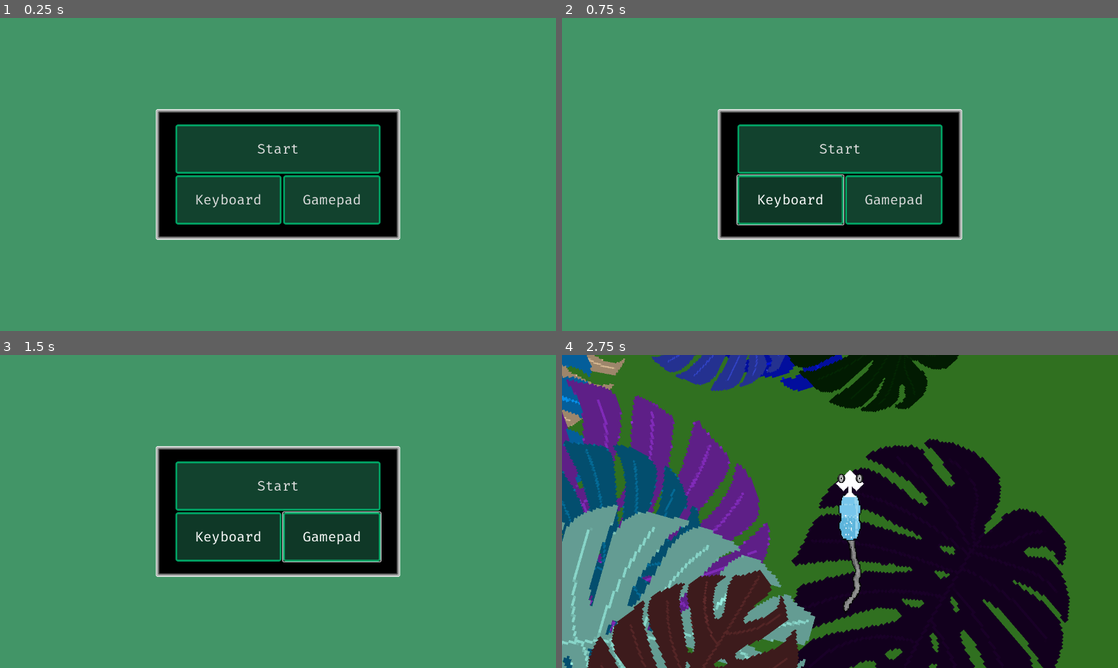
Above: before the commit, frames 1-4 (two rows, left to right).
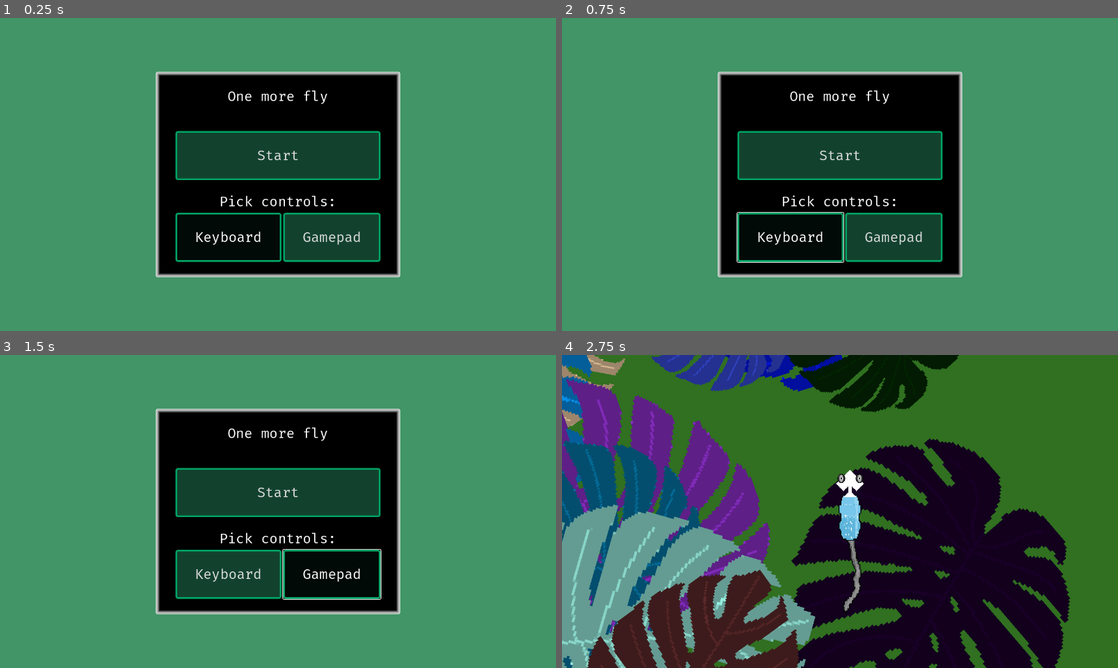
Above: after the commit, the same moments.

Repository: bjornarprytz/mask
Game: Godot game, scene res://entry.tscn
Two runs of this game, one before a commit and one after it. Both use one fixed random seed, a clock stepped at 60 frames per second and the inputs below.
Inputs:
- Up to frame 1 (0.25 s): no input
- Up to frame 2 (0.75 s): click "Keyboard" at 0.5 s
- Up to frame 3 (1.5 s): click "Gamepad" at 1.25 s
- Up to frame 4 (2.75 s): click "Start" at 2 s

The runs differ from the first frame. In frame 1, 19% of the frame differs, in the area x 28-72%, y 17-83%; in frame 2, 19%; in frame 3, 19%; in frame 4, nothing differs.

Commit message:
entry menu

Diff:
--- a/src/entry.gd
+++ b/src/entry.gd
@@ -1,12 +1,26 @@
 extends Node2D
+
+@onready var keyboard_button: Button = %KeyboardButton
+@onready var gamepad_button: Button = %GamepadButton
+@onready var start_button: Button = %StartButton
+
+func _ready() -> void:
+	if Events.control_scheme == EventBus.ControlScheme.KEYBOARD:
+		keyboard_button.button_pressed = true
 
 func _on_keyboard_button_toggled(toggled_on: bool) -> void:
 	if (toggled_on):
 		Events.control_scheme = EventBus.ControlScheme.KEYBOARD
+		print("Change to keyboard")
+	else:
+		print("1off")
 
 func _on_gamepad_button_toggled(toggled_on: bool) -> void:
 	if (toggled_on):
 		Events.control_scheme = EventBus.ControlScheme.GAMEPAD
+		print("Change to game pad")
+	else:
+		print("2off")
 
 
 func _on_start_button_pressed() -> void:
--- a/src/entry.tscn
+++ b/src/entry.tscn
@@ -1,10 +1,8 @@
-[gd_scene load_steps=4 format=3 uid="uid://c6xvv2r524gst"]
+[gd_scene load_steps=3 format=3 uid="uid://c6xvv2r524gst"]
 
 [ext_resource type="Script" uid="uid://dc20sermvc87q" path="res://entry.gd" id="1_rixl5"]
 
 [sub_resource type="ButtonGroup" id="ButtonGroup_rixl5"]
-
-[sub_resource type="ButtonGroup" id="ButtonGroup_jnwwp"]
 
 [node name="Entry" type="Node2D"]
 script = ExtResource("1_rixl5")
@@ -23,23 +21,48 @@
 [node name="VBoxContainer" type="VBoxContainer" parent="CanvasLayer/PanelContainer"]
 layout_mode = 2
 
+[node name="RichTextLabel" type="RichTextLabel" parent="CanvasLayer/PanelContainer/VBoxContainer"]
+layout_mode = 2
+text = "One more fly"
+fit_content = true
+horizontal_alignment = 1
+vertical_alignment = 1
+
+[node name="Spacer" type="Control" parent="CanvasLayer/PanelContainer/VBoxContainer"]
+custom_minimum_size = Vector2(0, 50)
+layout_mode = 2
+
 [node name="StartButton" type="Button" parent="CanvasLayer/PanelContainer/VBoxContainer"]
+unique_name_in_owner = true
 layout_mode = 2
 text = "Start"
+
+[node name="Control" type="Control" parent="CanvasLayer/PanelContainer/VBoxContainer"]
+custom_minimum_size = Vector2(0, 20)
+layout_mode = 2
+
+[node name="Explanation" type="RichTextLabel" parent="CanvasLayer/PanelContainer/VBoxContainer"]
+layout_mode = 2
+text = "Pick controls:"
+fit_content = true
+horizontal_alignment = 1
+vertical_alignment = 1
 
 [node name="HBoxContainer" type="HBoxContainer" parent="CanvasLayer/PanelContainer/VBoxContainer"]
 layout_mode = 2
 
 [node name="KeyboardButton" type="Button" parent="CanvasLayer/PanelContainer/VBoxContainer/HBoxContainer"]
+unique_name_in_owner = true
 layout_mode = 2
 toggle_mode = true
 button_group = SubResource("ButtonGroup_rixl5")
 text = "Keyboard"
 
 [node name="GamepadButton" type="Button" parent="CanvasLayer/PanelContainer/VBoxContainer/HBoxContainer"]
+unique_name_in_owner = true
 layout_mode = 2
 toggle_mode = true
-button_group = SubResource("ButtonGroup_jnwwp")
+button_group = SubResource("ButtonGroup_rixl5")
 text = "Gamepad
 "
 
--- a/src/generated/global_theme.tres
+++ b/src/generated/global_theme.tres
@@ -35,12 +35,12 @@
 corner_radius_bottom_right = 5
 corner_radius_bottom_left = 5
 
-[sub_resource type="StyleBoxFlat" id="StyleBoxFlat_q6bo0"]
+[sub_resource type="StyleBoxFlat" id="StyleBoxFlat_bq3ui"]
 content_margin_left = 45.0
 content_margin_top = 35.0
 content_margin_right = 45.0
 content_margin_bottom = 35.0
-bg_color = Color(0.060000006, 0.22000001, 0.15333334, 1)
+bg_color = Color(0.010588234, 0.038823526, 0.02705882, 1)
 border_width_left = 4
 border_width_top = 4
 border_width_right = 4
@@ -67,7 +67,7 @@
 [resource]
 default_font = ExtResource("2_ekht3")
 default_font_size = 32
-Button/styles/hover = SubResource("StyleBoxFlat_arlvn")
-Button/styles/normal = SubResource("StyleBoxFlat_bq3ui")
-Button/styles/pressed = SubResource("StyleBoxFlat_q6bo0")
-PanelContainer/styles/panel = SubResource("StyleBoxTexture_pfd5p")
+Button/styles/hover = SubResource("StyleBoxFlat_ekht3")
+Button/styles/normal = SubResource("StyleBoxFlat_arlvn")
+Button/styles/pressed = SubResource("StyleBoxFlat_bq3ui")
+PanelContainer/styles/panel = SubResource("StyleBoxTexture_q6bo0")
--- a/src/theme_gen.gd
+++ b/src/theme_gen.gd
@@ -6,9 +6,10 @@
 	set_save_path("res://generated/global_theme.tres")
 
 
+
 var button_color = Color("12422eff")
 var button_hover_color = button_color.darkened(0.1)
-var button_pressed_color = button_color.darkened(0.15)
+var button_pressed_color = button_color.darkened(0.85)
 var button_border_color = Color("00a465ff")
 var default_border_width = 4
 var default_corner_radius = 5
Not shown: 3 places in src/generated/global_theme.tres that only renumber resources
Not shown, changed: readme.md
